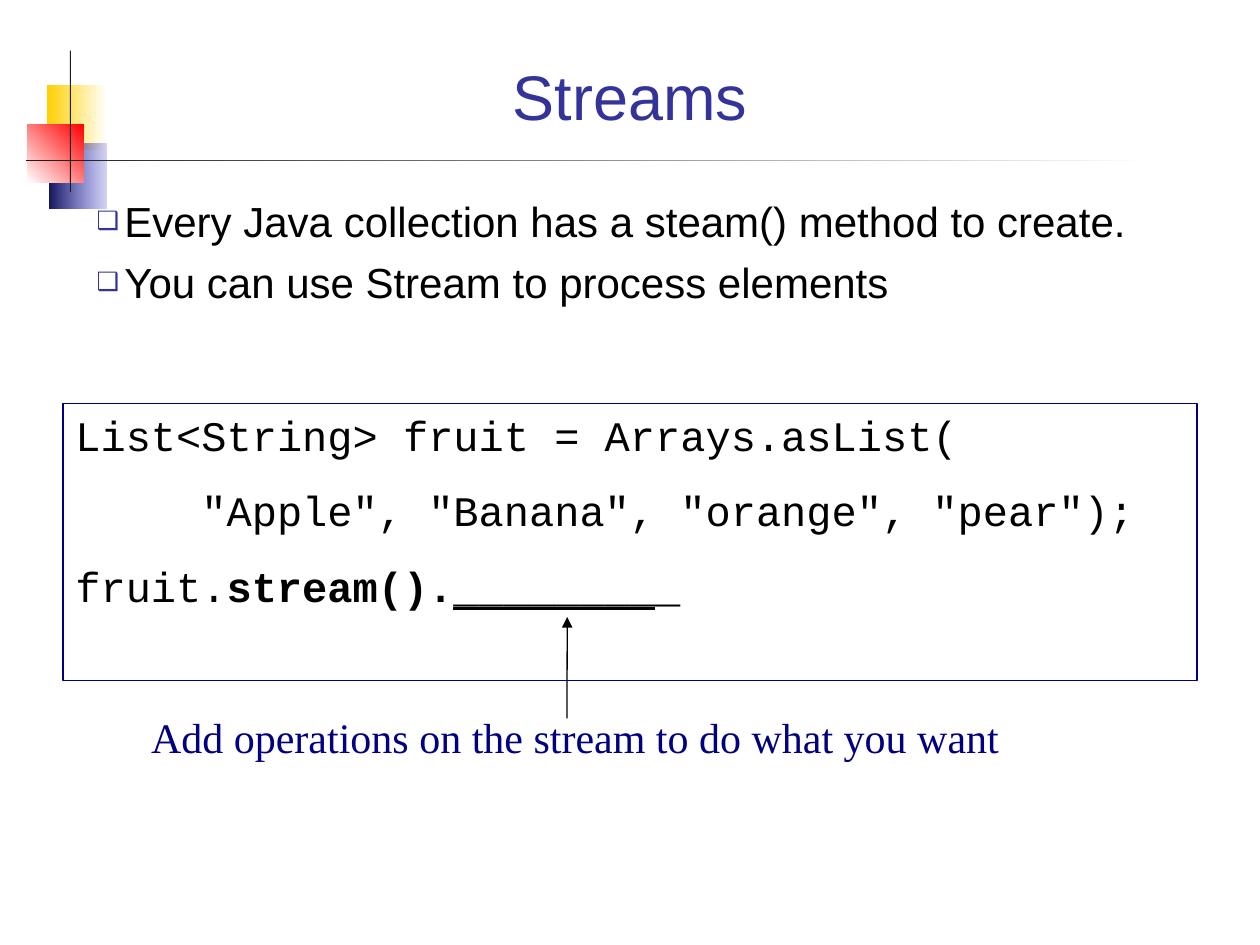
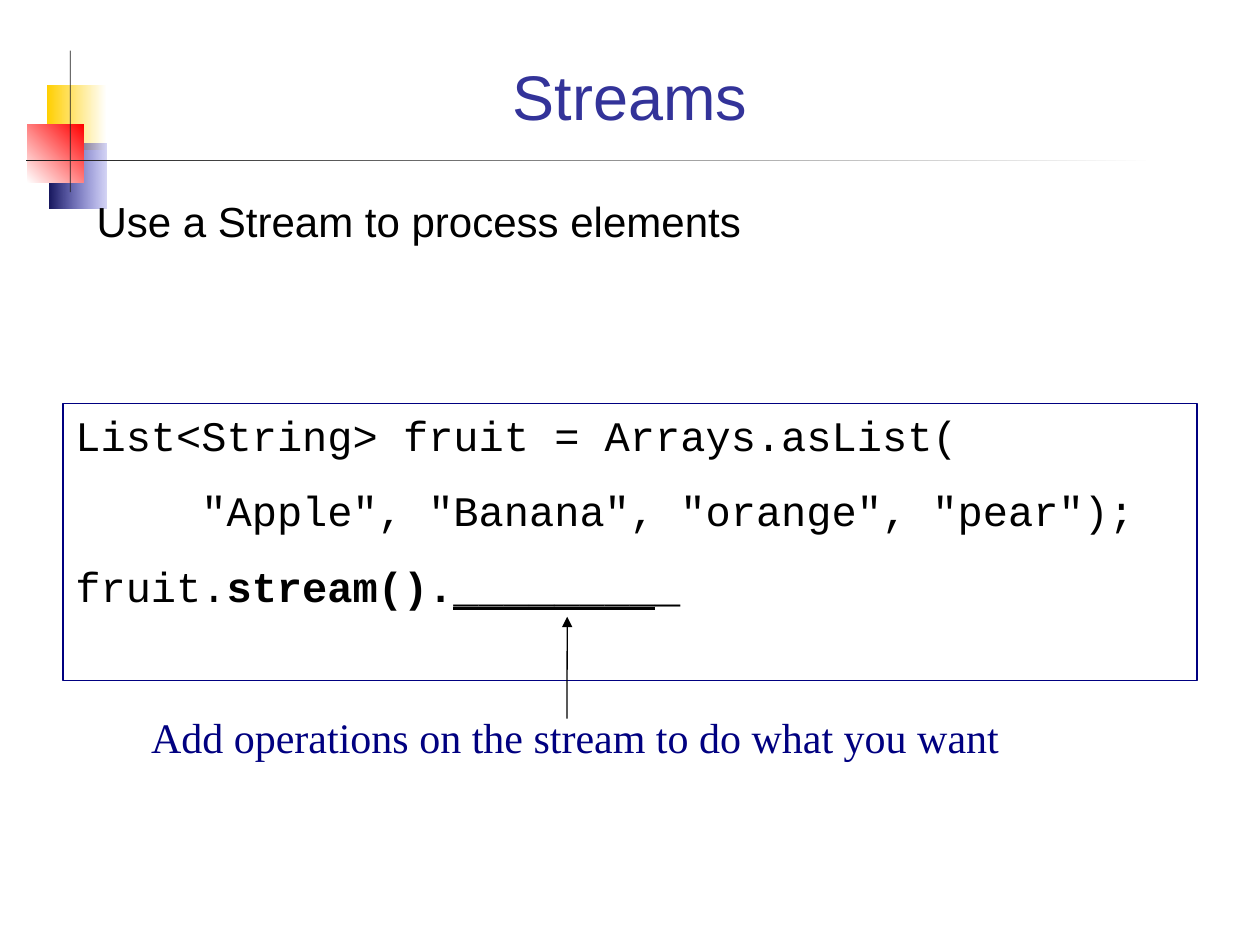
Before and after one commit to skeoop/skeoop.github.io, a slide deck: slide 8 of java8/Streams.ppt (slide 7 before the commit). Drawn at 1260x945 pixels with LibreOffice and Linux fonts; fonts in the diff are those of the drawing. Boxes give left, top, right and bottom in pixels: in the first picture for what was removed or moved away, otherwise in the second. Text is boxed around its words. In the diff, an @@ line names an element or a change of style, - is before the commit and + after.

```diff
--- a/java8/Streams.ppt
+++ b/java8/Streams.ppt
@@ text at [97,203,740,245]: text changed @@
-❑ Every Java collection has a steam() method to create.
-❑ You can use Stream to process elements
+Use a Stream to process elements
```
Also in this commit, not shown: 9 other slides changed, 12 slides added, 1 slide removed, 2 other files.
